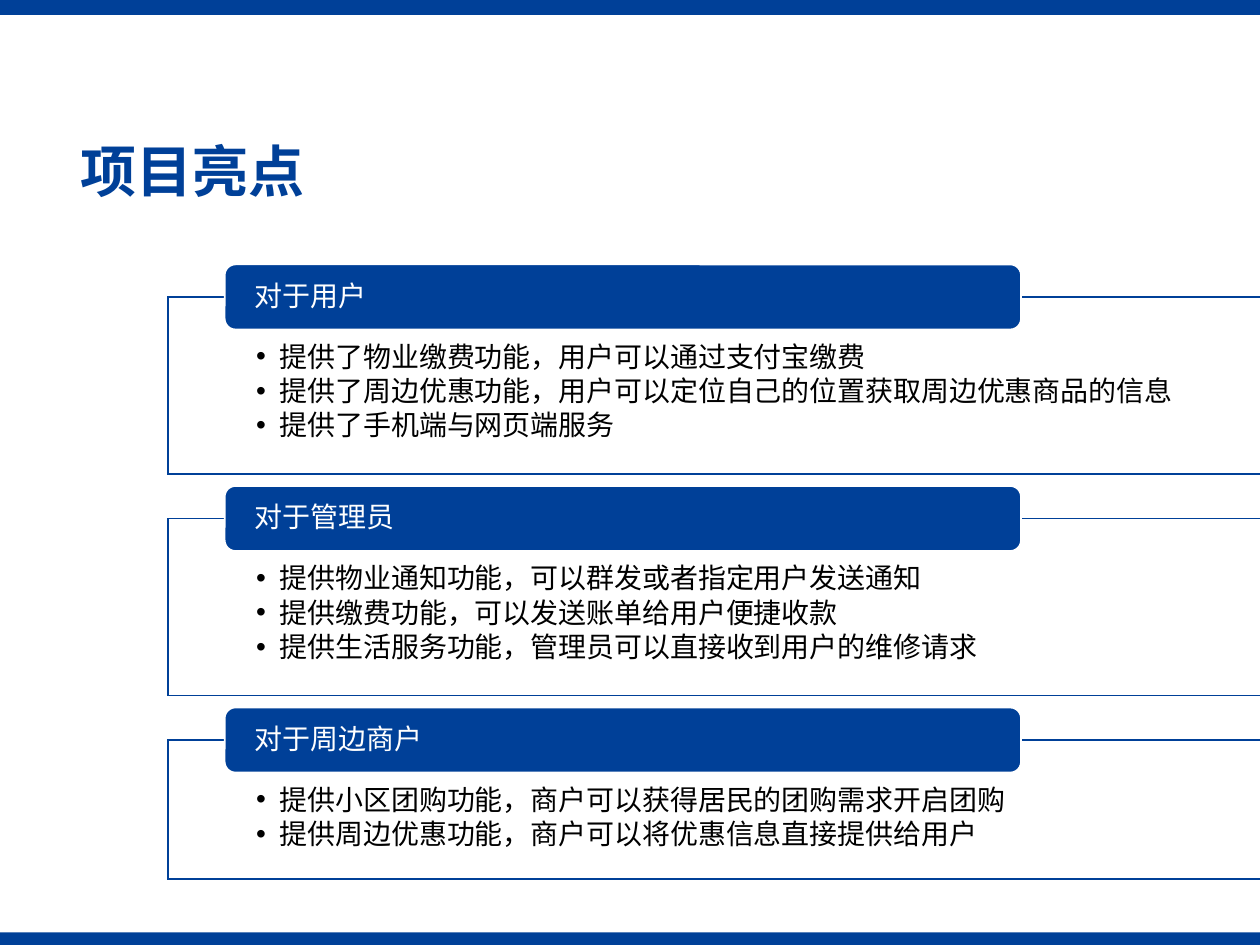
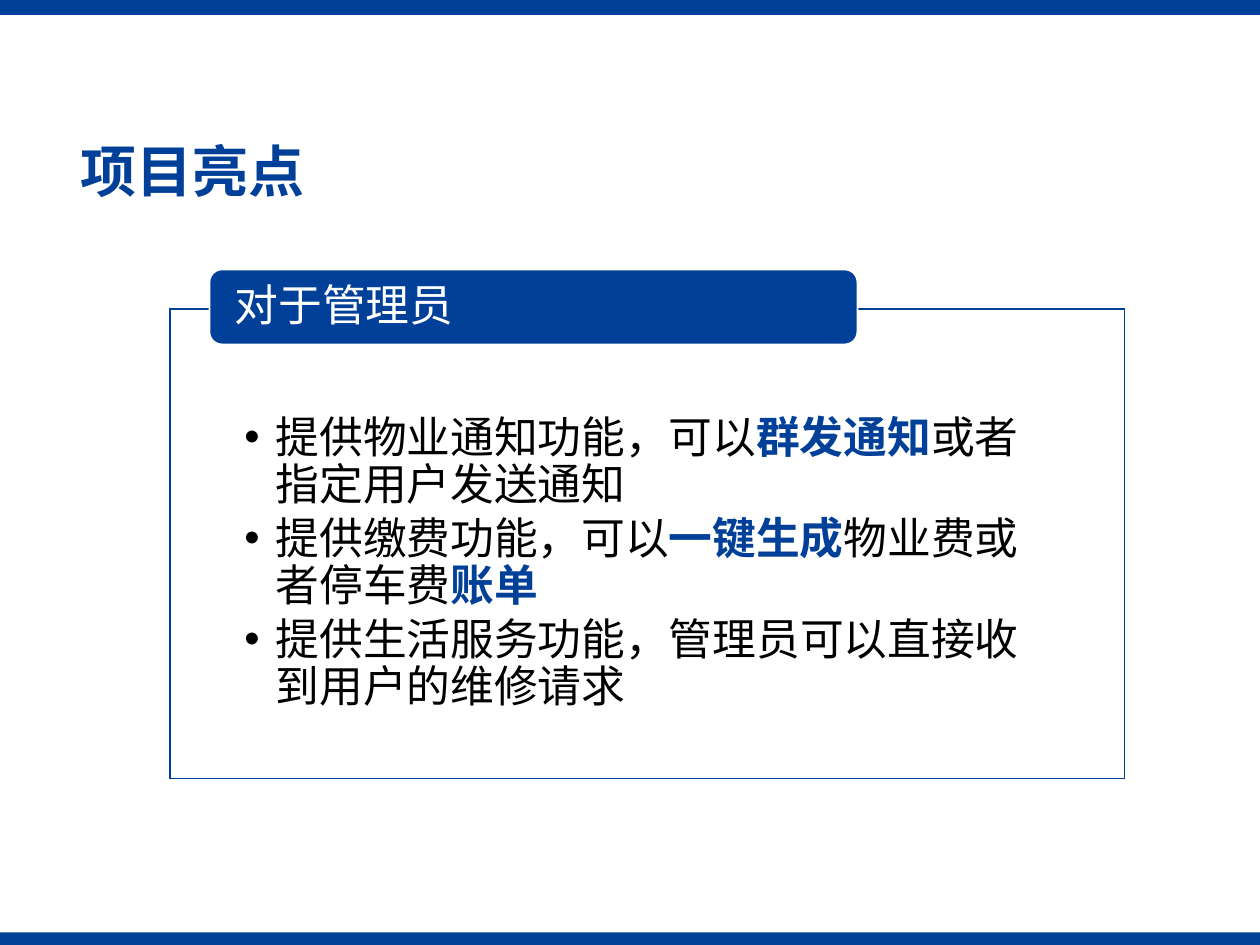
Before and after one commit to LLL4040/E-Life, a slide deck: slide 11 of doc/第二次迭代答辩.pptx. Drawn at 1260x945 pixels with LibreOffice and Linux fonts; fonts in the diff are those of the drawing; background and template pictures are left out. Boxes give left, top, right and bottom in pixels: in the first picture for what was removed or moved away, otherwise in the second. Text is boxed around its words. In the diff, an @@ line names an element or a change of style, - is before the commit and + after.

```diff
--- a/doc/第二次迭代答辩.pptx
+++ b/doc/第二次迭代答辩.pptx
@@ text "对于管理员" moved from (x1=255, y1=503, x2=395, y2=530) to (x1=235, y1=284, x2=454, y2=325) @@
@@ text "对于管理员" at (x1=235, y1=284, x2=454, y2=325): size 16 to 25 pt; more space between paragraphs @@
@@ rounded rectangle resized from (x1=224, y1=265, x2=1021, y2=330) to (x1=209, y1=270, x2=857, y2=344) @@
@@ text "提供物业通知功能，可以群发通知或者指定用户发送通知" moved from (x1=280, y1=564, x2=977, y2=660) to (x1=276, y1=415, x2=1019, y2=706) @@
@@ rectangle resized from (x1=168, y1=519, x2=1260, y2=697) to (x1=170, y1=309, x2=1124, y2=779) @@
@@ text at (x1=276, y1=415, x2=1019, y2=605): text changed; size 16 to 25 pt @@
-  •• 提供物业通知功能，可以群发或者指定用户发送通知
-  •• 提供缴费功能，可以发送账单给用户便捷收款
+  •• 提供物业通知功能，可以群发通知或者指定用户发送通知
+  •• 提供缴费功能，可以一键生成物业费或者停车费账单
@@ text at (x1=276, y1=618, x2=1019, y2=706): size 16 to 25 pt in "提供生活服务功能，管理员可以直接收到用户的维修请求"; indent changed; more space between paragraphs @@
@@ group removed at (x1=168, y1=282, x2=1260, y2=878): 4 texts, 2 rectangles, 2 rounded rectangles @@
-  •• 提供了物业缴费功能，用户可以通过支付宝缴费
-  •• 提供了周边优惠功能，用户可以定位自己的位置获取周边优惠商品的信息
-  •• 提供了手机端与网页端服务
-对于用户
-  •• 提供小区团购功能，商户可以获得居民的团购需求开启团购
-  •• 提供周边优惠功能，商户可以将优惠信息直接提供给用户
-对于周边商户
```
Also in this commit, not shown: 3 other slides changed, 6 other files.
